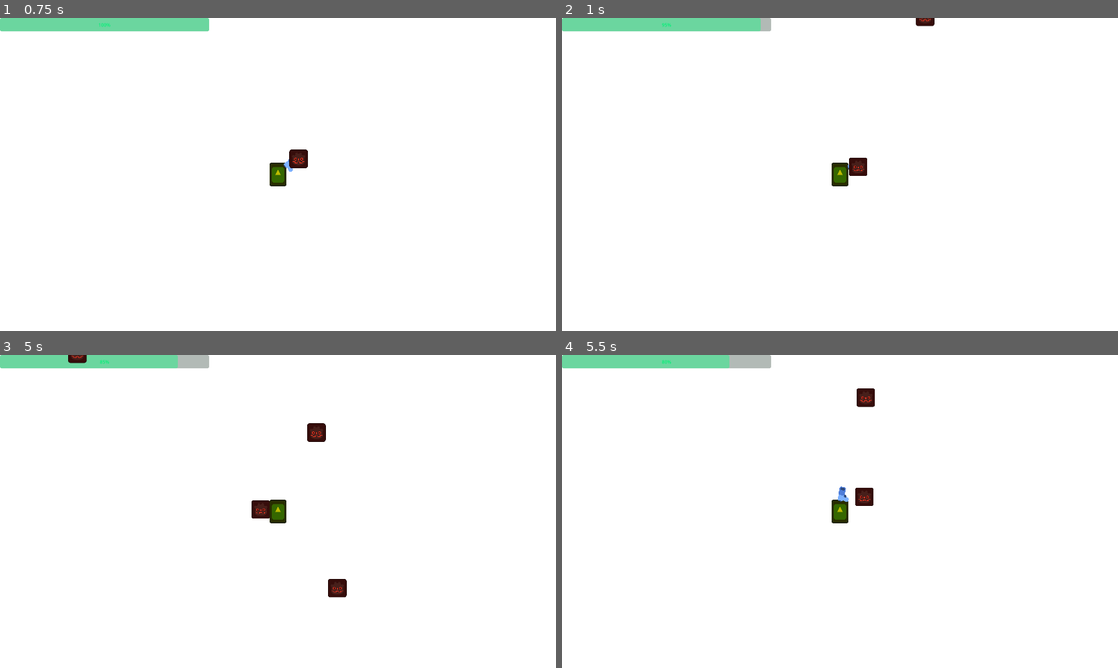
Above: before the commit, frames 1-4 (two rows, left to right).
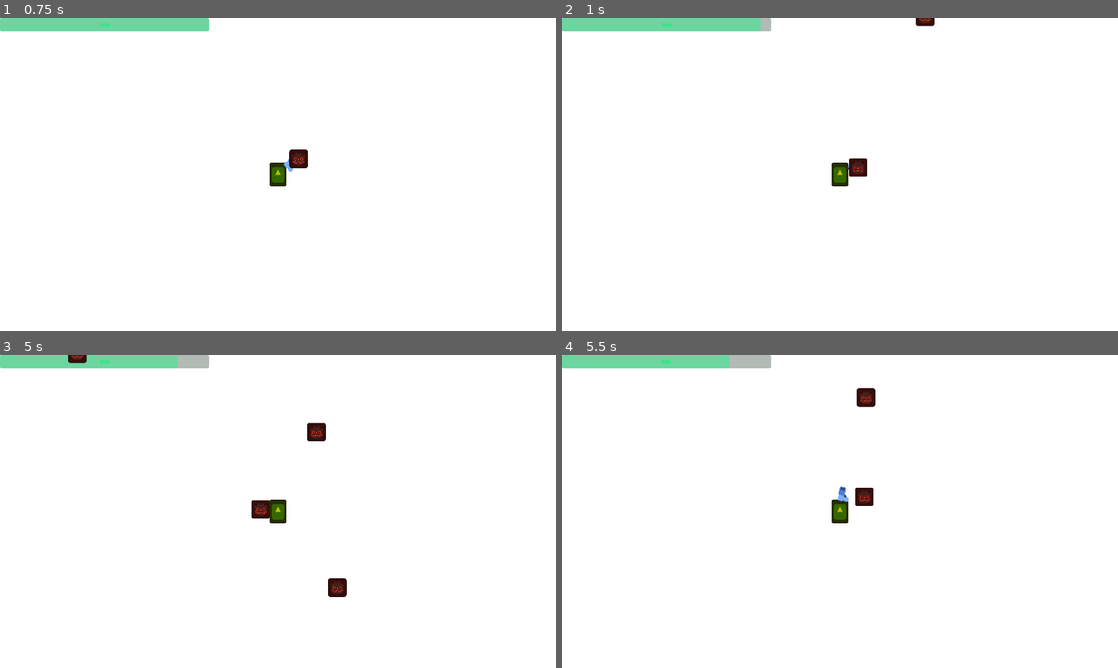
Above: after the commit, the same moments.

Repository: deutandev/survival-shooter
Game: Godot game, scene res://environment/map.tscn
The game is run twice, just before and just after one commit, with the same random seed, the same clock (stepped at 60 frames per second) and the same inputs. The engine's default icon, where the game draws it, is replaced by a stand-in: a white triangle on a blue panel in a dark square.
Inputs:
- Up to frame 1 (0.75 s): hold D (move_right) from 0.53 s (still down)
- Up to frame 2 (1 s): keep holding D (move_right)
- Up to frame 3 (5 s): release D (move_right) at 1.28 s; hold S (move_down) 1.28-2.03 s; tap Enter at 2 s; hold D (move_right) 2.03-2.78 s; hold W (move_up) 2.78-3.53 s; hold A (move_left) from 3.53 s (still down)
- Up to frame 4 (5.5 s): release A (move_left) at 5.03 s; hold S (move_down) from 5.03 s (still down)

Frame 1 is identical in both runs. In frame 2, less than 0.1% of the frame differs, in the area x 51-55%, y 44-51%; in frame 3, less than 0.1%, in the area x 45-63%, y 21-78%; in frame 4, less than 0.1%.

Commit message:
class naming change

Diff:
--- a/characters/player/health_manager.gd
+++ b/characters/player/health_manager.gd
@@ -1,5 +1,5 @@
 extends Node
-class_name Health_manager
+class_name HealthManager
 
 signal health_changed()
 signal dead
--- a/characters/player/hurt_manager.gd
+++ b/characters/player/hurt_manager.gd
@@ -1,12 +1,12 @@
 extends Node
-class_name Hurt_manager
+class_name HurtManager
 
 @onready var hurtbox: Area2D = %HurtBox
 @onready var hurt_timer: Timer = %HurtTimer
-@export var knockback_power := 500
+@export var knockback_power := 600
 @export var damage_amount := 5
 @export var target: CharacterBody2D
-@onready var health: Health_manager = %HealthManager
+@onready var health: HealthManager = %HealthManager
 
 var is_hurt := false
 
@@ -31,6 +31,7 @@
 func apply_knockback(enemy_velocity: Vector2):
 	if !target:
 		return
+	print_debug("Apply Knockback")
 	var knockback_direction = (enemy_velocity - target.velocity).normalized() * knockback_power
 	target.velocity = knockback_direction
 	target.move_and_slide()
--- a/characters/player/player.gd
+++ b/characters/player/player.gd
@@ -2,8 +2,8 @@
 class_name Player
 
 @export var speed: float = 600.0
-@onready var health: Health_manager = %HealthManager
-@onready var hurt_manager: Hurt_manager = %HurtManager
+@onready var health: HealthManager = %HealthManager
+@onready var hurt_manager: HurtManager = %HurtManager
 
 func _ready() -> void:
 	health.reset()
